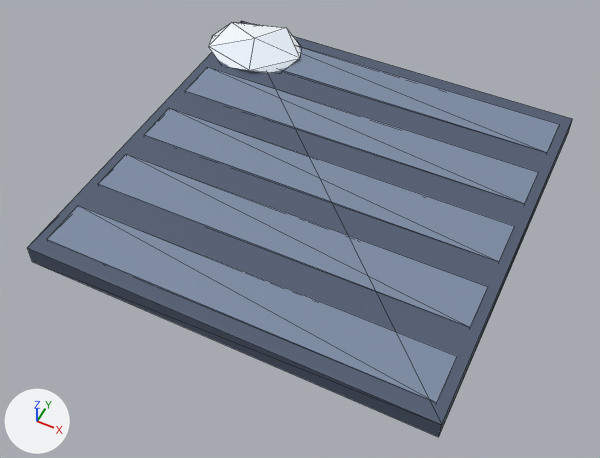
Two versions of the glTF model foxspy/models/kit-arctic-floor.glb, one commit apart.
One viewpoint serves both versions: a camera (50 mm lens) standing at (1.22, -2.65, 2.89) and looking at (-0.01, -0.19, -0.19). The lights are fixed; the arrows at lower left show +X, +Y and +Z. The older version comes first. Mesh edges are drawn as thin lines. Vertices at exactly the same position are counted once.

In view in the first picture: 'kit-arctic-floor'.
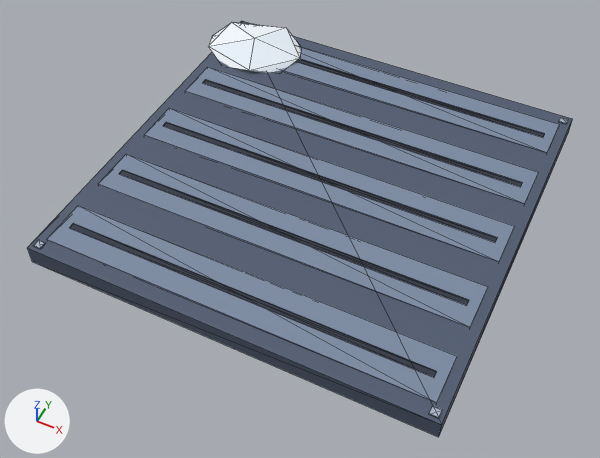
Changed parts and their boxes (x1, y1, x2, y2) in the pictures (600 x 458 px):
part 1 of me_kit_arctic_floor, added
    after: (70, 223, 437, 377)
part 2 of me_kit_arctic_floor, added
    after: (119, 170, 469, 305)
part 3 of me_kit_arctic_floor, added
    after: (163, 122, 498, 242)
part 4 of me_kit_arctic_floor, added
    after: (203, 79, 523, 186)
part 5 of me_kit_arctic_floor, added
    after: (296, 59, 545, 137)
part 6 of me_kit_arctic_floor, added
    after: (33, 239, 46, 249)
part 7 of me_kit_arctic_floor, added
    after: (429, 405, 442, 418)
part 8 of me_kit_arctic_floor, added
    after: (559, 117, 568, 124)

The change, as a diff of the scene's bpy script:
```diff
--- a/foxspy/models/kit-arctic-floor.glb.py
+++ b/foxspy/models/kit-arctic-floor.glb.py
@@ me_kit_arctic_floor @@
 # used by ob_kit_arctic_floor; location = (0.0, 0.0, 0.0)
-me_kit_arctic_floor.from_pydata(...)  # 60 vertices, 92 faces; spans x -1.09..1.0, y -1.0..1.02, z -0.1..0.06
+me_kit_arctic_floor.from_pydata(...)  # 132 vertices, 200 faces; spans x -1.09..1.0, y -1.0..1.02, z -0.1..0.06
+# me_kit_arctic_floor part 1: a new loose piece, a box spanning x -0.9..0.9, y -0.815..-0.785, z 0.0..0.0055, in mat_main
+# me_kit_arctic_floor part 2: a new loose piece, a box spanning x -0.9..0.9, y -0.415..-0.385, z 0.0..0.0055, in mat_main
+# me_kit_arctic_floor part 3: a new loose piece, a box spanning x -0.9..0.9, y -0.015..0.015, z 0.0..0.0055, in mat_main
+# me_kit_arctic_floor part 4: a new loose piece, a box spanning x -0.9..0.9, y 0.385..0.415, z 0.0..0.0055, in mat_main
+# me_kit_arctic_floor part 5: a new loose piece, a box spanning x -0.9..0.9, y 0.785..0.815, z 0.0..0.0055, in mat_main
+# me_kit_arctic_floor part 6: a new loose piece, a box spanning x -0.98..-0.94, y -0.98..-0.94, z 0.0..0.008, in mat_main
+# me_kit_arctic_floor part 7: a new loose piece, a box spanning x 0.94..0.98, y -0.98..-0.94, z 0.0..0.008, in mat_main
+# me_kit_arctic_floor part 8: a new loose piece, a box spanning x 0.94..0.98, y 0.94..0.98, z 0.0..0.008, in mat_main
+# other edits to the shape of me_kit_arctic_floor do not show in these pictures
 me_kit_arctic_floor.materials.append(mat_main)
```
